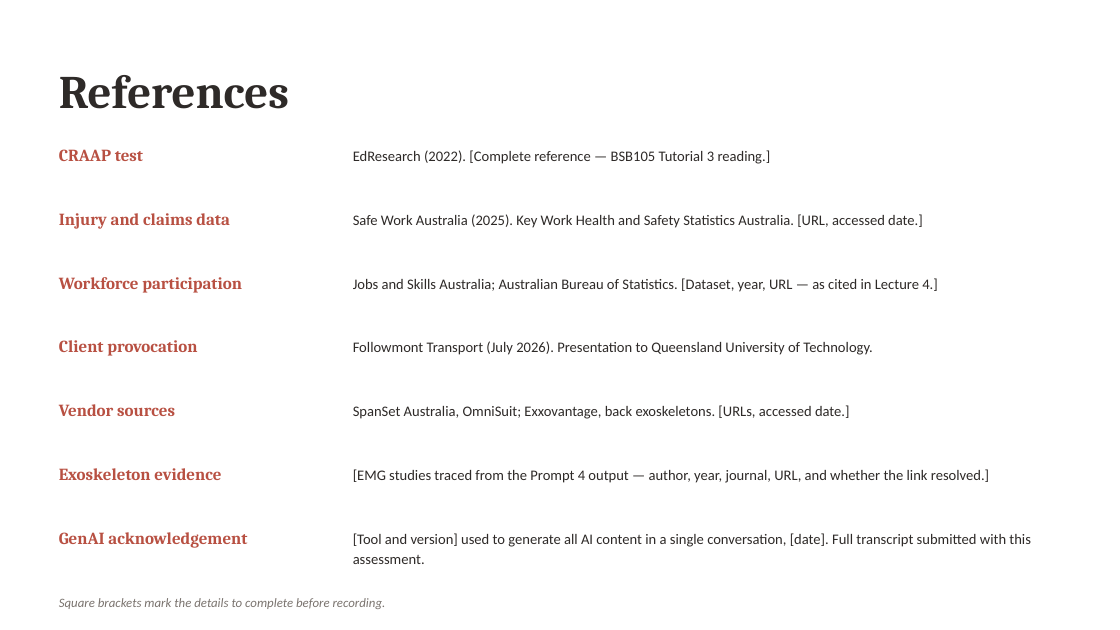
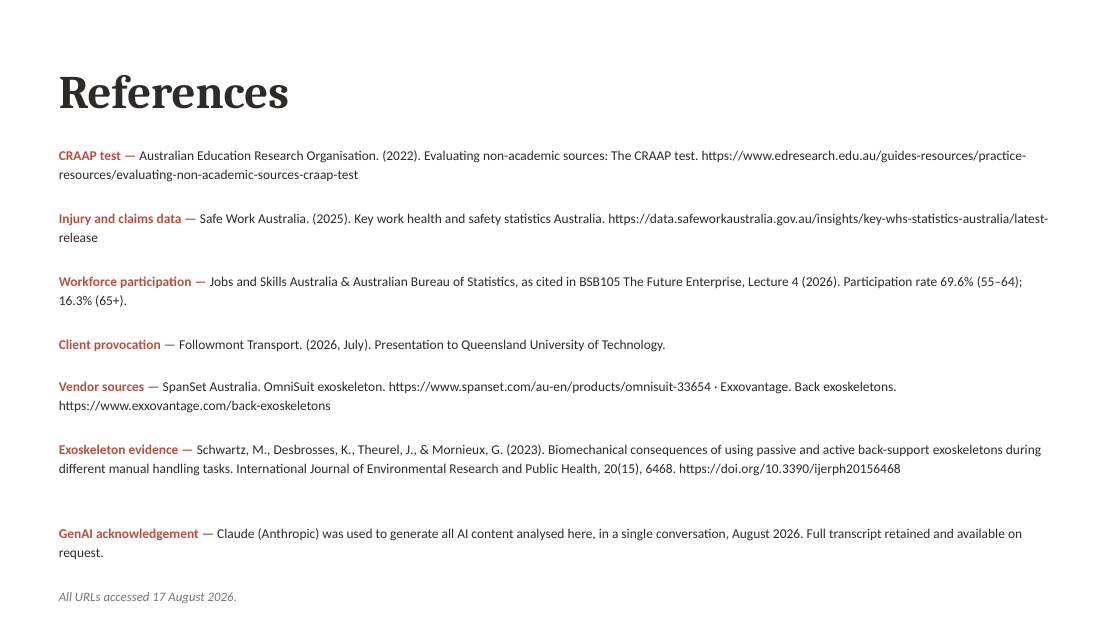
Before and after one commit to danielfrancogomez-wq/My-computer-claude-code, a slide deck: slide 13 of Followmont-Prompt-Chain.pptx. Drawn at 1120x630 pixels with LibreOffice and Linux fonts; fonts in the diff are those of the drawing. Boxes give left, top, right and bottom in pixels: in the first picture for what was removed or moved away, otherwise in the second. Text is boxed around its words. In the diff, an @@ line names an element or a change of style, - is before the commit and + after.

```diff
--- a/Followmont-Prompt-Chain.pptx
+++ b/Followmont-Prompt-Chain.pptx
@@ text at [59, 150, 1027, 182]: text changed; size 14.5 to 11.5 pt; font Cambria to Calibri; text colour #B85042 to #2E2A28; bold off @@
-CRAAP test
+CRAAP test — Australian Education Research Organisation. (2022). Evaluating non-academic sources: The CRAAP test. https://www.edresearch.edu.au/guides-resources/practice-resources/evaluating-non-academic-sources-craap-test
@@ text removed at [353, 150, 771, 164] @@
-EdResearch (2022). [Complete reference — BSB105 Tutorial 3 reading.]
@@ text at [59, 213, 1048, 242]: text changed; size 12.5 to 11.5 pt @@
-Safe Work Australia (2025). Key Work Health and Safety Statistics Australia. [URL, accessed date.]
+Injury and claims data — Safe Work Australia. (2025). Key work health and safety statistics Australia. https://data.safeworkaustralia.gov.au/insights/key-whs-statistics-australia/latest-release
@@ text removed at [59, 213, 230, 229] @@
-Injury and claims data
@@ text at [59, 276, 1023, 307]: text changed; size 12.5 to 11.5 pt @@
-Jobs and Skills Australia; Australian Bureau of Statistics. [Dataset, year, URL — as cited in Lecture 4.]
+Workforce participation — Jobs and Skills Australia & Australian Bureau of Statistics, as cited in BSB105 The Future Enterprise, Lecture 4 (2026). Participation rate 69.6% (55–64); 16.3% (65+).
@@ text removed at [59, 277, 242, 293] @@
-Workforce participation
@@ text at [59, 339, 666, 352]: text changed; size 12.5 to 11.5 pt @@
-Followmont Transport (July 2026). Presentation to Queensland University of Technology.
+Client provocation — Followmont Transport. (2026, July). Presentation to Queensland University of Technology.
@@ text removed at [59, 340, 197, 356] @@
-Client provocation
@@ text added at [59, 381, 896, 413], 11.5 pt, text #2E2A28 @@
+Vendor sources — SpanSet Australia. OmniSuit exoskeleton. https://www.spanset.com/au-en/products/omnisuit-33654 · Exxovantage. Back exoskeletons. https://www.exxovantage.com/back-exoskeletons
@@ text removed at [59, 404, 175, 416] @@
-Vendor sources
@@ text removed at [353, 405, 850, 419] @@
-SpanSet Australia, OmniSuit; Exxovantage, back exoskeletons. [URLs, accessed date.]
@@ text added at [59, 444, 1041, 476], 11.5 pt, text #2E2A28 @@
+Exoskeleton evidence — Schwartz, M., Desbrosses, K., Theurel, J., & Mornieux, G. (2023). Biomechanical consequences of using passive and active back-support exoskeletons during different manual handling tasks. International Journal of Environmental Research and Public Health, 20(15), 6468. https://doi.org/10.3390/ijerph20156468
@@ text removed at [59, 468, 221, 480] @@
-Exoskeleton evidence
@@ text removed at [353, 469, 989, 483] @@
-[EMG studies traced from the Prompt 4 output — author, year, journal, URL, and whether the link resolved.]
@@ text at [59, 528, 1022, 559]: text changed; size 12.5 to 11.5 pt @@
-[Tool and version] used to generate all AI content in a single conversation, [date]. Full transcript submitted with this assessment.
+GenAI acknowledgement — Claude (Anthropic) was used to generate all AI content analysed here, in a single conversation, August 2026. Full transcript retained and available on request.
@@ text removed at [59, 532, 247, 548] @@
-GenAI acknowledgement
@@ text removed at [59, 598, 386, 609] @@
-Square brackets mark the details to complete before recording.
@@ text added at [59, 592, 237, 603], 11 pt, text #7A736E, italic @@
+All URLs accessed 17 August 2026.
```
Also in this commit, not shown: 2 other slides changed, 1 other file.
